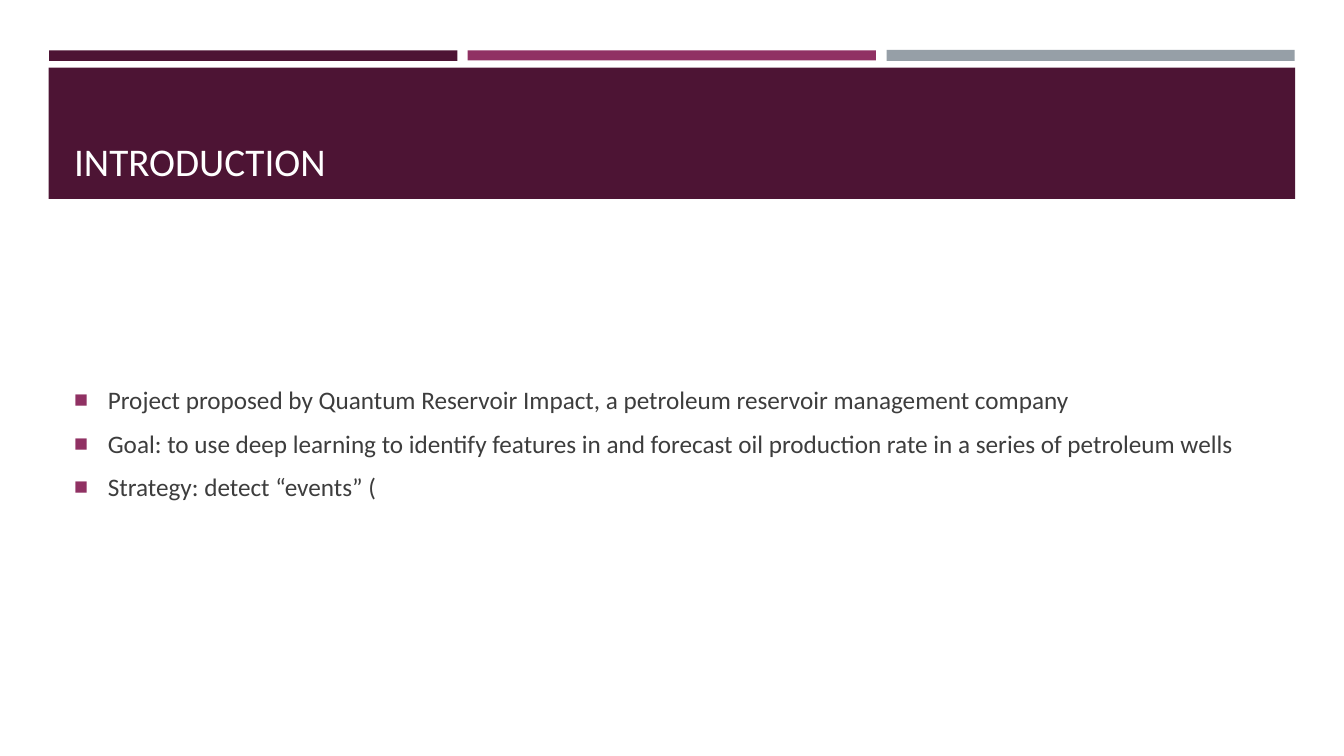
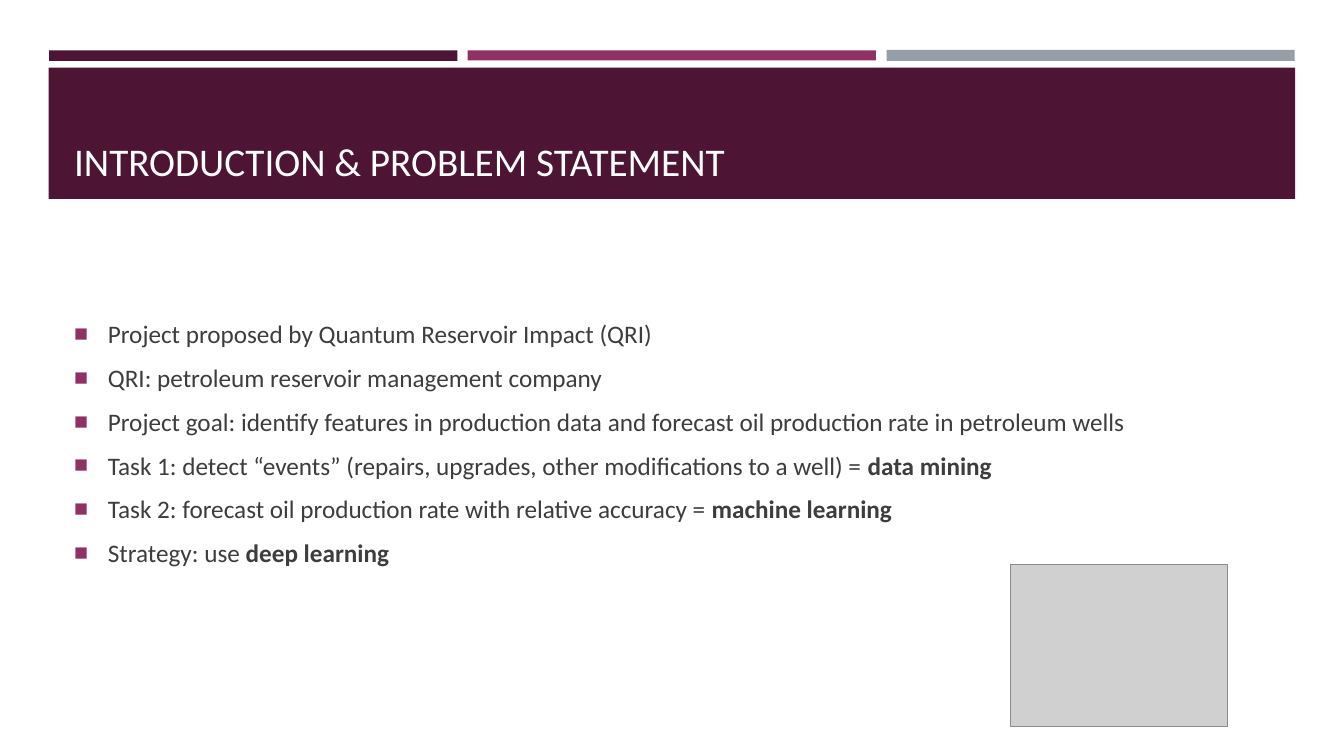
Before and after one commit to akashlevy/Deep-Learn-Oil, a slide deck: slide 2 of presentations/TRiCAM QRI Introductory Presentation.pptx. Drawn at 1344x756 pixels with LibreOffice and Linux fonts; fonts in the diff are those of the drawing; grey boxes stand for pictures. Boxes give left, top, right and bottom in pixels: in the first picture for what was removed or moved away, otherwise in the second. Text is boxed around its words. In the diff, an @@ line names an element or a change of style, - is before the commit and + after.

```diff
--- a/presentations/TRiCAM QRI Introductory Presentation.pptx
+++ b/presentations/TRiCAM QRI Introductory Presentation.pptx
@@ title at [74, 150, 725, 177]: text changed @@
-INTRODUCTION
+INTRODUCTION & PROBLEM STATEMENT
@@ text at [108, 325, 1124, 567]: text changed @@
-■ Project proposed by Quantum Reservoir Impact, a petroleum reservoir management company
-■ Goal: to use deep learning to identify features in and forecast oil production rate in a series of petroleum wells
-■ Strategy: detect “events” (
+■ Project proposed by Quantum Reservoir Impact (QRI)
+■ QRI: petroleum reservoir management company
+■ Project goal: identify features in production data and forecast oil production rate in petroleum wells
+■ Task 1: detect “events” (repairs, upgrades, other modifications to a well) = data mining
+■ Task 2: forecast oil production rate with relative accuracy = machine learning
+■ Strategy: use deep learning
@@ picture added at [1011, 565, 1228, 727] @@
```
Also in this commit, not shown: 5 other slides changed, 12 slides added, 1 slide removed.
